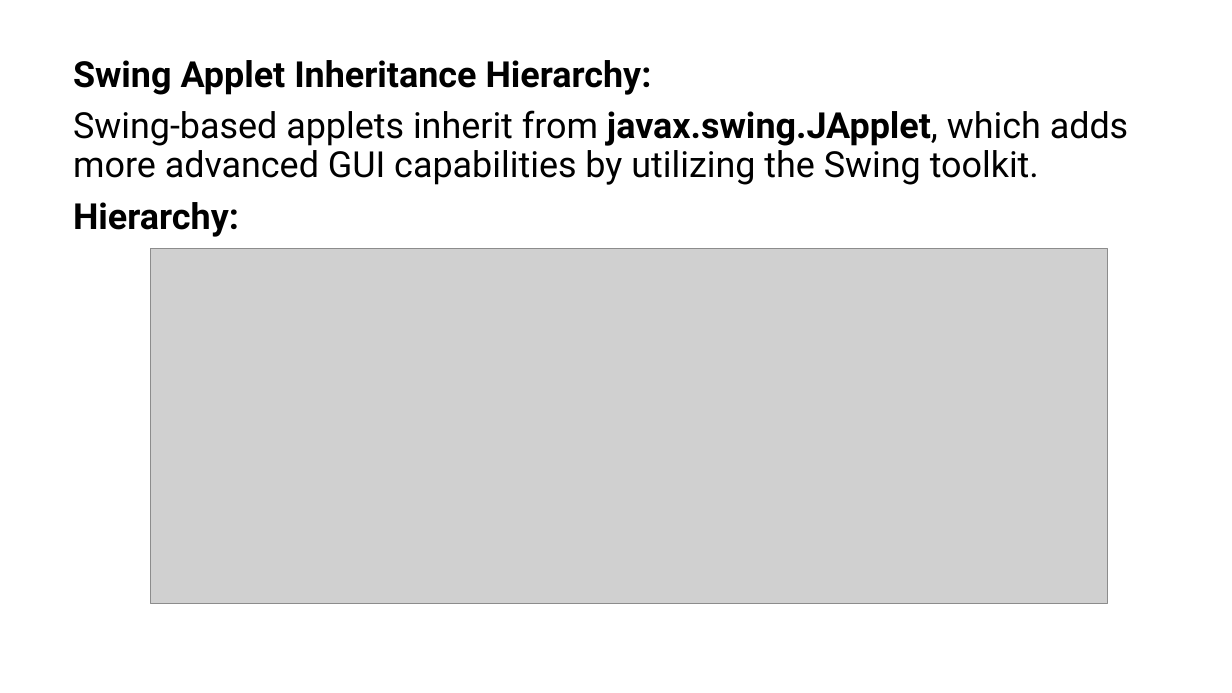
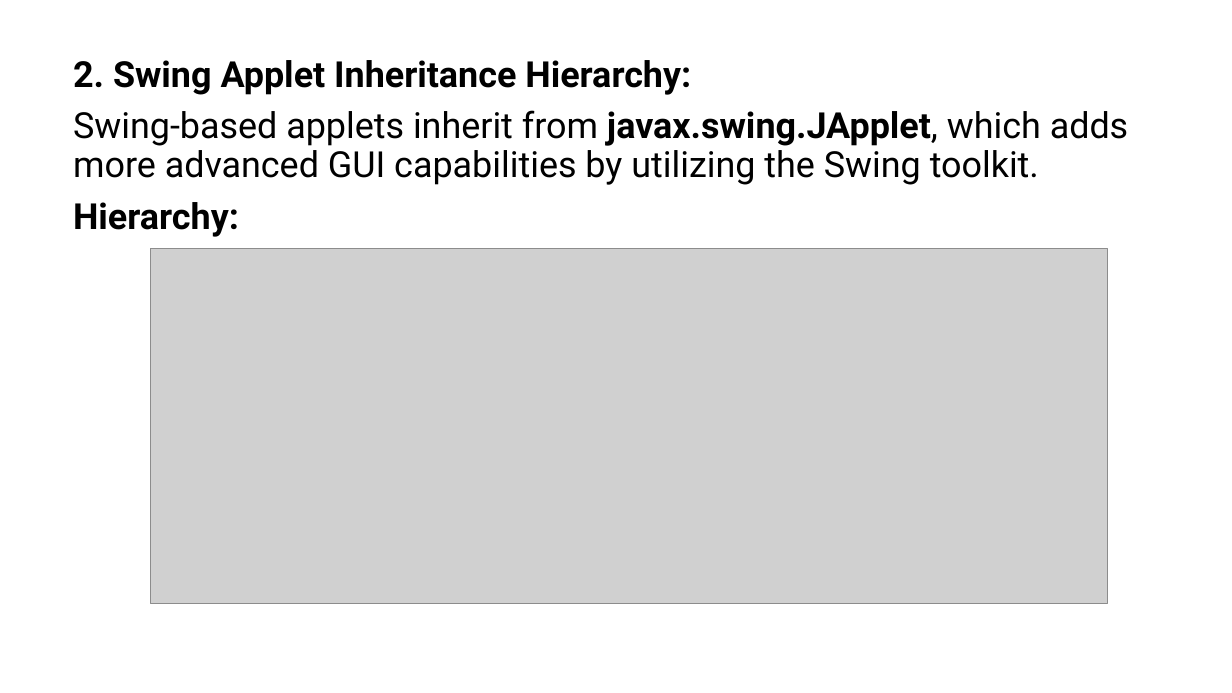
Before and after one commit to PRAMOD-VISHNU-NAIK/MCA-2nd-Sem-Shridevi-College, a slide deck: slide 30 of Theory Class-Notes/Complete Syllabus and Notes/Module-5 GUI and Applet.pptx. Drawn at 1232x693 pixels with LibreOffice and Linux fonts; fonts in the diff are those of the drawing; grey boxes stand for pictures. Boxes give left, top, right and bottom in pixels: in the first picture for what was removed or moved away, otherwise in the second. Text is boxed around its words. In the diff, an @@ line names an element or a change of style, - is before the commit and + after.

```diff
--- a/Theory Class-Notes/Complete Syllabus and Notes/Module-5 GUI and Applet.pptx
+++ b/Theory Class-Notes/Complete Syllabus and Notes/Module-5 GUI and Applet.pptx
@@ text at <box>73,60,691,95</box>: text changed @@
-Swing Applet Inheritance Hierarchy:
+2. Swing Applet Inheritance Hierarchy:
```
Also in this commit, not shown: 1 other slide changed, 1 other file.
